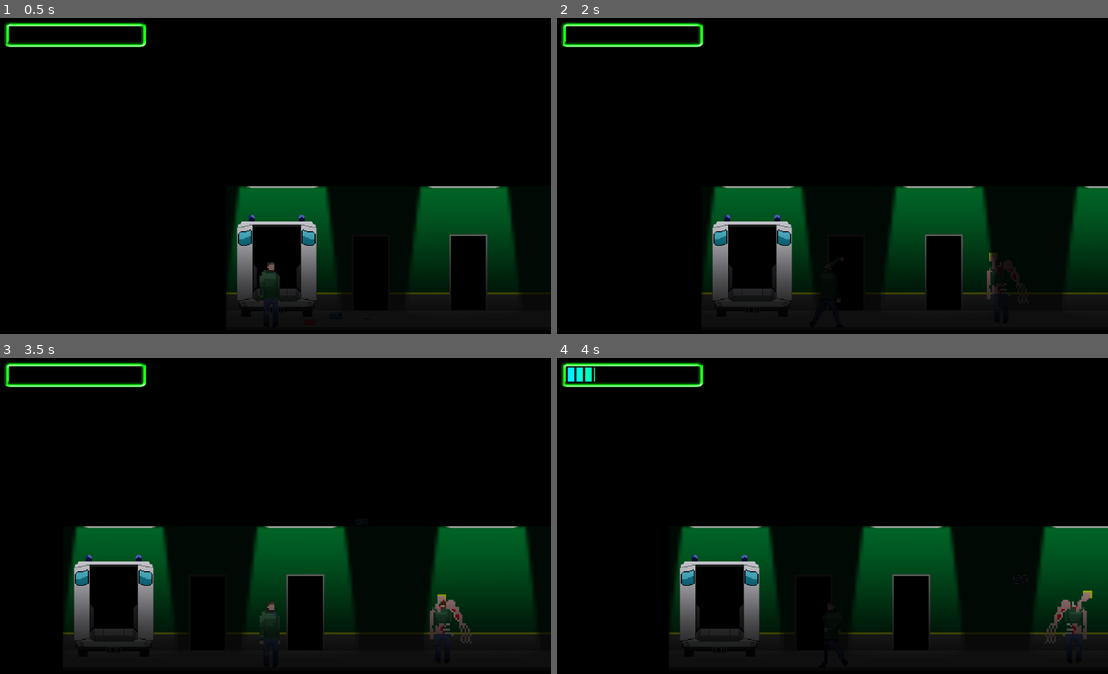
Above: before the commit, frames 1-4 (two rows, left to right).
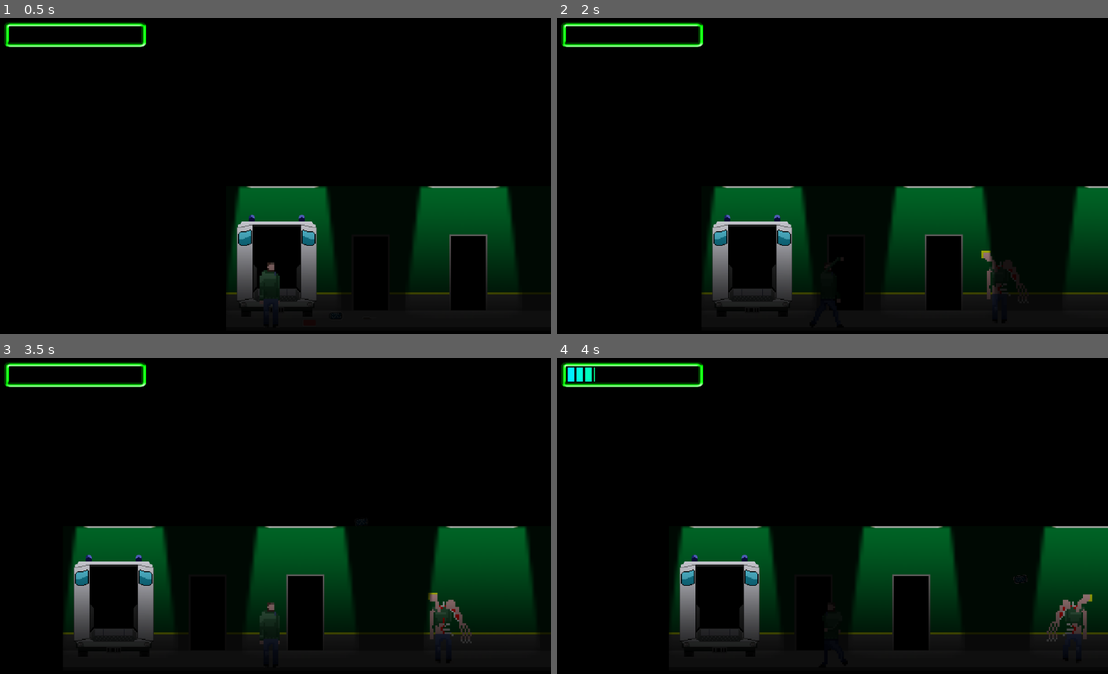
Above: after the commit, the same moments.

Repository: federomeo18/The-Hospital
Game: Godot game, scene res://Main.tscn
Same seed, same stepped clock (60 frames per second), same inputs: the game is played once before the commit and once after it.
Inputs:
- Up to frame 1 (0.5 s): no input
- Up to frame 2 (2 s): tap Enter (ui_accept) at 0.5, 0.77, 1.52 s; hold Right (ui_right) 0.53-1.28 s; hold Down (ui_down) from 1.28 s (still down)
- Up to frame 3 (3.5 s): release Down (ui_down) at 2.03 s; hold Right (ui_right) 2.03-2.78 s; hold Up (ui_up) from 2.78 s (still down); tap Enter (ui_accept) at 3.02 s
- Up to frame 4 (4 s): release Up (ui_up) at 3.53 s; hold Left (ui_left) from 3.53 s (still down); tap Enter (ui_accept) at 3.77 s

Frame 1 is identical in both runs. In frame 2, less than 0.1% of the frame differs, in the area x 77-80%, y 73-78%; in frame 3, 0.1%; in frame 4, 0.2%, in the area x 88-98%, y 73-91%.

Commit message:
Fixed throw mechanic bug

Diff:
--- a/Main.tscn
+++ b/Main.tscn
@@ -8,6 +8,7 @@
 [ext_resource path="res://assets/UI/UI.tscn" type="PackedScene" id=6]
 [ext_resource path="res://assets/Weapons/Can/Can_item.tscn" type="PackedScene" id=7]
 [ext_resource path="res://assets/Weapons/Brick/Brick_item.tscn" type="PackedScene" id=8]
+[ext_resource path="res://assets/Other/Connector.tscn" type="PackedScene" id=9]
 
 [node name="Main" type="Node"]
 
@@ -43,8 +44,10 @@
 
 [node name="Brick_item" parent="." instance=ExtResource( 8 )]
 position = Vector2( -47.8321, 594.664 )
+
+[node name="Connector" parent="." instance=ExtResource( 9 )]
+[connection signal="noiselevelchanged" from="MainChar" to="Enemy1" method="_on_MainChar_noiselevelchanged"]
 [connection signal="noiselevelchanged" from="MainChar" to="CanvasLayer" method="_on_MainChar_noiselevelchanged"]
-[connection signal="noiselevelchanged" from="MainChar" to="Enemy1" method="_on_MainChar_noiselevelchanged"]
 [connection signal="playerattack" from="MainChar" to="Enemy1" method="_on_MainChar_playerattack"]
 [connection signal="playerhidden" from="MainChar" to="Enemy1" method="_on_MainChar_playerhidden"]
 [connection signal="enemyattack" from="Enemy1" to="MainChar" method="_on_Enemy1_enemyattack"]
--- a/assets/Enemy01/Enemy1.gd
+++ b/assets/Enemy01/Enemy1.gd
@@ -24,7 +24,7 @@
 	pass
 
 func _process(delta):
-	print(status)
+	#print(status)
 	if status == 0:
 		speed = 30
 		patrol()
@@ -124,10 +124,16 @@
 		velocity = velocity.normalized() * speed
 
 func _on_Can_dissapear(xl):
-	status = 3
+	var status = 3
 	#print("now")
 	#canl = get_parent().get_node("Can").position
 	#status = 3
 	throwx = xl
-	print(status)
+	#return status
+	#print(status)
 	#print(throwx)
+
+
+func _on_Connector_send_dissapear(xl):
+	var status = 3
+	throwx = xl
--- a/assets/Enemy01/Enemy1.tscn
+++ b/assets/Enemy01/Enemy1.tscn
@@ -1,62 +1,62 @@
 [gd_scene load_steps=49 format=2]
 
 [ext_resource path="res://assets/Enemy01/Enemy1.gd" type="Script" id=1]
-[ext_resource path="res://assets/Enemy01/Animations/Enemy01 Walking_00.png" type="Texture" id=2]
-[ext_resource path="res://assets/Enemy01/Animations/Enemy01 Walking_01.png" type="Texture" id=3]
-[ext_resource path="res://assets/Enemy01/Animations/Enemy01 Walking_02.png" type="Texture" id=4]
-[ext_resource path="res://assets/Enemy01/Animations/Enemy01 Walking_03.png" type="Texture" id=5]
-[ext_resource path="res://assets/Enemy01/Animations/Enemy01 Walking_04.png" type="Texture" id=6]
-[ext_resource path="res://assets/Enemy01/Animations/Enemy01 Walking_05.png" type="Texture" id=7]
-[ext_resource path="res://assets/Enemy01/Animations/Enemy01 Walking_06.png" type="Texture" id=8]
-[ext_resource path="res://assets/Enemy01/Animations/Enemy01 Walking_07.png" type="Texture" id=9]
-[ext_resource path="res://assets/Enemy01/Animations/Enemy01 Walking_08.png" type="Texture" id=10]
-[ext_resource path="res://assets/Enemy01/Animations/Enemy01 Walking_09.png" type="Texture" id=11]
-[ext_resource path="res://assets/Enemy01/Animations/Enemy01 Walking_10.png" type="Texture" id=12]
-[ext_resource path="res://assets/Enemy01/Animations/Enemy01 Walking_11.png" type="Texture" id=13]
-[ext_resource path="res://assets/Enemy01/Animations/Enemy01 Walking_12.png" type="Texture" id=14]
-[ext_resource path="res://assets/Enemy01/Animations/Enemy01 Walking_13.png" type="Texture" id=15]
-[ext_resource path="res://assets/Enemy01/Animations/Enemy01 Walking_14.png" type="Texture" id=16]
-[ext_resource path="res://assets/Enemy01/Animations/Enemy01 Walking_15.png" type="Texture" id=17]
-[ext_resource path="res://assets/Enemy01/Animations/Enemy01 Walking_16.png" type="Texture" id=18]
-[ext_resource path="res://assets/Enemy01/Animations/Enemy01 Walking_17.png" type="Texture" id=19]
-[ext_resource path="res://assets/Enemy01/Animations/Enemy01 Walking_18.png" type="Texture" id=20]
-[ext_resource path="res://assets/Enemy01/Animations/Enemy01 Walking_19.png" type="Texture" id=21]
-[ext_resource path="res://assets/Enemy01/Animations/Enemy01 Attack00.png" type="Texture" id=22]
-[ext_resource path="res://assets/Enemy01/Animations/Enemy01 Attack01.png" type="Texture" id=23]
-[ext_resource path="res://assets/Enemy01/Animations/Enemy01 Attack02.png" type="Texture" id=24]
-[ext_resource path="res://assets/Enemy01/Animations/Enemy01 Attack03.png" type="Texture" id=25]
-[ext_resource path="res://assets/Enemy01/Animations/Enemy01 Attack04.png" type="Texture" id=26]
-[ext_resource path="res://assets/Enemy01/Animations/Enemy01 Attack05.png" type="Texture" id=27]
-[ext_resource path="res://assets/Enemy01/Animations/Enemy01 Attack06.png" type="Texture" id=28]
-[ext_resource path="res://assets/Enemy01/Animations/Enemy01 Attack07.png" type="Texture" id=29]
-[ext_resource path="res://assets/Enemy01/Animations/Enemy01 Attack08.png" type="Texture" id=30]
-[ext_resource path="res://assets/Enemy01/Animations/Enemy01 Attack09.png" type="Texture" id=31]
-[ext_resource path="res://assets/Enemy01/Animations/Enemy01 Attack10.png" type="Texture" id=32]
-[ext_resource path="res://assets/Enemy01/Animations/Enemy01 Attack11.png" type="Texture" id=33]
-[ext_resource path="res://assets/Enemy01/Animations/Enemy01 Attack12.png" type="Texture" id=34]
-[ext_resource path="res://assets/Enemy01/Animations/Enemy01 Attack13.png" type="Texture" id=35]
-[ext_resource path="res://assets/Enemy01/Animations/Enemy01 Attack14.png" type="Texture" id=36]
-[ext_resource path="res://assets/Enemy01/Animations/Enemy01 Attack15.png" type="Texture" id=37]
-[ext_resource path="res://assets/Enemy01/Animations/Enemy01 Attack16.png" type="Texture" id=38]
-[ext_resource path="res://assets/Enemy01/Animations/Enemy01 Attack17.png" type="Texture" id=39]
-[ext_resource path="res://assets/Enemy01/Animations/Enemy01 Attack18.png" type="Texture" id=40]
-[ext_resource path="res://assets/Enemy01/Animations/Enemy01 Attack19.png" type="Texture" id=41]
-[ext_resource path="res://assets/Enemy01/Animations/Enemy01 Attack20.png" type="Texture" id=42]
-[ext_resource path="res://assets/Enemy01/Animations/Enemy01 Attack21.png" type="Texture" id=43]
-[ext_resource path="res://assets/Enemy01/Animations/Enemy01 Attack22.png" type="Texture" id=44]
-[ext_resource path="res://assets/Enemy01/Animations/Enemy01 Attack23.png" type="Texture" id=45]
+[ext_resource path="res://assets/Enemy01/Animations/Enemy01 Attack00.png" type="Texture" id=2]
+[ext_resource path="res://assets/Enemy01/Animations/Enemy01 Attack01.png" type="Texture" id=3]
+[ext_resource path="res://assets/Enemy01/Animations/Enemy01 Attack02.png" type="Texture" id=4]
+[ext_resource path="res://assets/Enemy01/Animations/Enemy01 Attack03.png" type="Texture" id=5]
+[ext_resource path="res://assets/Enemy01/Animations/Enemy01 Attack04.png" type="Texture" id=6]
+[ext_resource path="res://assets/Enemy01/Animations/Enemy01 Attack05.png" type="Texture" id=7]
+[ext_resource path="res://assets/Enemy01/Animations/Enemy01 Attack06.png" type="Texture" id=8]
+[ext_resource path="res://assets/Enemy01/Animations/Enemy01 Attack07.png" type="Texture" id=9]
+[ext_resource path="res://assets/Enemy01/Animations/Enemy01 Attack08.png" type="Texture" id=10]
+[ext_resource path="res://assets/Enemy01/Animations/Enemy01 Attack09.png" type="Texture" id=11]
+[ext_resource path="res://assets/Enemy01/Animations/Enemy01 Attack10.png" type="Texture" id=12]
+[ext_resource path="res://assets/Enemy01/Animations/Enemy01 Attack11.png" type="Texture" id=13]
+[ext_resource path="res://assets/Enemy01/Animations/Enemy01 Attack12.png" type="Texture" id=14]
+[ext_resource path="res://assets/Enemy01/Animations/Enemy01 Attack13.png" type="Texture" id=15]
+[ext_resource path="res://assets/Enemy01/Animations/Enemy01 Attack14.png" type="Texture" id=16]
+[ext_resource path="res://assets/Enemy01/Animations/Enemy01 Attack15.png" type="Texture" id=17]
+[ext_resource path="res://assets/Enemy01/Animations/Enemy01 Attack16.png" type="Texture" id=18]
+[ext_resource path="res://assets/Enemy01/Animations/Enemy01 Attack17.png" type="Texture" id=19]
+[ext_resource path="res://assets/Enemy01/Animations/Enemy01 Attack18.png" type="Texture" id=20]
+[ext_resource path="res://assets/Enemy01/Animations/Enemy01 Attack19.png" type="Texture" id=21]
+[ext_resource path="res://assets/Enemy01/Animations/Enemy01 Attack20.png" type="Texture" id=22]
+[ext_resource path="res://assets/Enemy01/Animations/Enemy01 Attack21.png" type="Texture" id=23]
+[ext_resource path="res://assets/Enemy01/Animations/Enemy01 Attack22.png" type="Texture" id=24]
+[ext_resource path="res://assets/Enemy01/Animations/Enemy01 Attack23.png" type="Texture" id=25]
+[ext_resource path="res://assets/Enemy01/Animations/Enemy01 Walking_00.png" type="Texture" id=26]
+[ext_resource path="res://assets/Enemy01/Animations/Enemy01 Walking_01.png" type="Texture" id=27]
+[ext_resource path="res://assets/Enemy01/Animations/Enemy01 Walking_02.png" type="Texture" id=28]
+[ext_resource path="res://assets/Enemy01/Animations/Enemy01 Walking_03.png" type="Texture" id=29]
+[ext_resource path="res://assets/Enemy01/Animations/Enemy01 Walking_04.png" type="Texture" id=30]
+[ext_resource path="res://assets/Enemy01/Animations/Enemy01 Walking_05.png" type="Texture" id=31]
+[ext_resource path="res://assets/Enemy01/Animations/Enemy01 Walking_06.png" type="Texture" id=32]
+[ext_resource path="res://assets/Enemy01/Animations/Enemy01 Walking_07.png" type="Texture" id=33]
+[ext_resource path="res://assets/Enemy01/Animations/Enemy01 Walking_08.png" type="Texture" id=34]
+[ext_resource path="res://assets/Enemy01/Animations/Enemy01 Walking_09.png" type="Texture" id=35]
+[ext_resource path="res://assets/Enemy01/Animations/Enemy01 Walking_10.png" type="Texture" id=36]
+[ext_resource path="res://assets/Enemy01/Animations/Enemy01 Walking_11.png" type="Texture" id=37]
+[ext_resource path="res://assets/Enemy01/Animations/Enemy01 Walking_12.png" type="Texture" id=38]
+[ext_resource path="res://assets/Enemy01/Animations/Enemy01 Walking_13.png" type="Texture" id=39]
+[ext_resource path="res://assets/Enemy01/Animations/Enemy01 Walking_14.png" type="Texture" id=40]
+[ext_resource path="res://assets/Enemy01/Animations/Enemy01 Walking_15.png" type="Texture" id=41]
+[ext_resource path="res://assets/Enemy01/Animations/Enemy01 Walking_16.png" type="Texture" id=42]
+[ext_resource path="res://assets/Enemy01/Animations/Enemy01 Walking_17.png" type="Texture" id=43]
+[ext_resource path="res://assets/Enemy01/Animations/Enemy01 Walking_18.png" type="Texture" id=44]
+[ext_resource path="res://assets/Enemy01/Animations/Enemy01 Walking_19.png" type="Texture" id=45]
 
 [sub_resource type="SpriteFrames" id=1]
 animations = [ {
-"frames": [ ExtResource( 2 ), ExtResource( 3 ), ExtResource( …(282 unchanged characters)…  ), ExtResource( 20 ), ExtResource( 21 ) ],
+"frames": [ ExtResource( 2 ), ExtResource( 3 ), ExtResource( …(282 unchanged characters)…  ), ExtResource( 20 ), ExtResource( 21 ), ExtResource( 22 ), ExtResource( 23 ), ExtResource( 24 ), ExtResource( 25 ) ],
+"loop": false,
+"name": "attack",
+"speed": 17.0
+}, {
+"frames": [ ExtResource( 26 ), ExtResource( 27 ), ExtResource( 28 ), ExtResource( 29 ), ExtResource( 30 ), ExtResource( 31 ), ExtResource( 32 ), ExtResource( 33 ), ExtResource( 34 ), ExtResource( 35 ), ExtResource( 36 ), ExtResource( 37 ), ExtResource( 38 ), ExtResource( 39 ), ExtResource( 40 ), ExtResource( 41 ), ExtResource( 42 ), ExtResource( 43 ), ExtResource( 44 ), ExtResource( 45 ) ],
 "loop": true,
 "name": "walking",
 "speed": 12.0
-}, {
-"frames": [ ExtResource( 22 ), ExtResource( 23 ), ExtResource( 24 ), ExtResource( 25 ), ExtResource( 26 ), ExtResource( 27 ), ExtResource( 28 ), ExtResource( 29 ), ExtResource( 30 ), ExtResource( 31 ), ExtResource( 32 ), ExtResource( 33 ), ExtResource( 34 ), ExtResource( 35 ), ExtResource( 36 ), ExtResource( 37 ), ExtResource( 38 ), ExtResource( 39 ), ExtResource( 40 ), ExtResource( 41 ), ExtResource( 42 ), ExtResource( 43 ), ExtResource( 44 ), ExtResource( 45 ) ],
-"loop": false,
-"name": "attack",
-"speed": 17.0
 } ]
 
 [sub_resource type="RectangleShape2D" id=2]
@@ -72,7 +72,7 @@
 [node name="AnimatedSprite" type="AnimatedSprite" parent="."]
 frames = SubResource( 1 )
 animation = "walking"
-frame = 11
+frame = 15
 playing = true
 
 [node name="CollisionShape2D" type="CollisionShape2D" parent="."]
--- /dev/null
+++ b/assets/Other/Connector.gd
@@ -0,0 +1,16 @@
+extends Node2D
+
+# Declare member variables here. Examples:
+# var a = 2
+# var b = "text"
+
+# Called when the node enters the scene tree for the first time.
+func _ready():
+	pass # Replace with function body.
+
+func _get_values(x):
+	print("test")
+
+# Called every frame. 'delta' is the elapsed time since the previous frame.
+#func _process(delta):
+#	pass
--- /dev/null
+++ b/assets/Other/Connector.tscn
@@ -0,0 +1,6 @@
+[gd_scene load_steps=2 format=2]
+
+[ext_resource path="res://assets/Other/Connector.gd" type="Script" id=1]
+
+[node name="Connector" type="Node2D"]
+script = ExtResource( 1 )
--- a/assets/Weapons/Can/Can.gd
+++ b/assets/Weapons/Can/Can.gd
@@ -2,16 +2,17 @@
 
 #export (PackedScene) var enemy
 
-signal dissapear
+#signal dissapear(x)
 
-onready var enemy = preload("res://assets/Enemy01/Enemy1.tscn").instance()
+onready var connector = preload("res://assets/Other/Connector.tscn").instance()
 
 # Called when the node enters the scene tree for the first time.
 func _ready():
-	#connect("dissapear", enemy,"_on_Can_dissapear")
+	#connect("dissapear", connector,"_get_values")
 	apply_impulse(Vector2(),Vector2(80,-100).rotated(rotation))
 
 func _process(delta):
 	if position.y >= 590 && position.y <= 600:
-		enemy._on_Can_dissapear(position.x)
+		#emit_signal("dissapear",position.x)
+		connector._get_values(position.x)
 		queue_free()
--- a/project.godot
+++ b/project.godot
@@ -18,10 +18,6 @@
 config/name="New Game Project"
 run/main_scene="res://Main.tscn"
 config/icon="res://icon.png"
-
-[autoload]
-
-Can="*res://assets/Weapons/Can/Can.tscn"
 
 [input]
 
Not shown: 1 places in Main.tscn that only renumber resources
